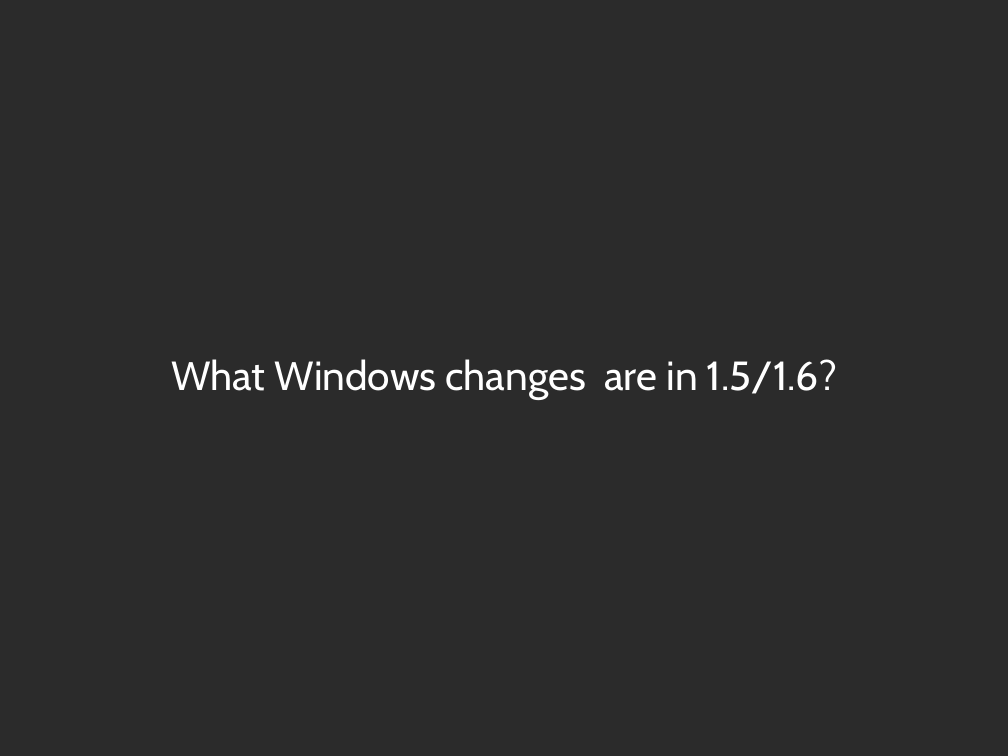
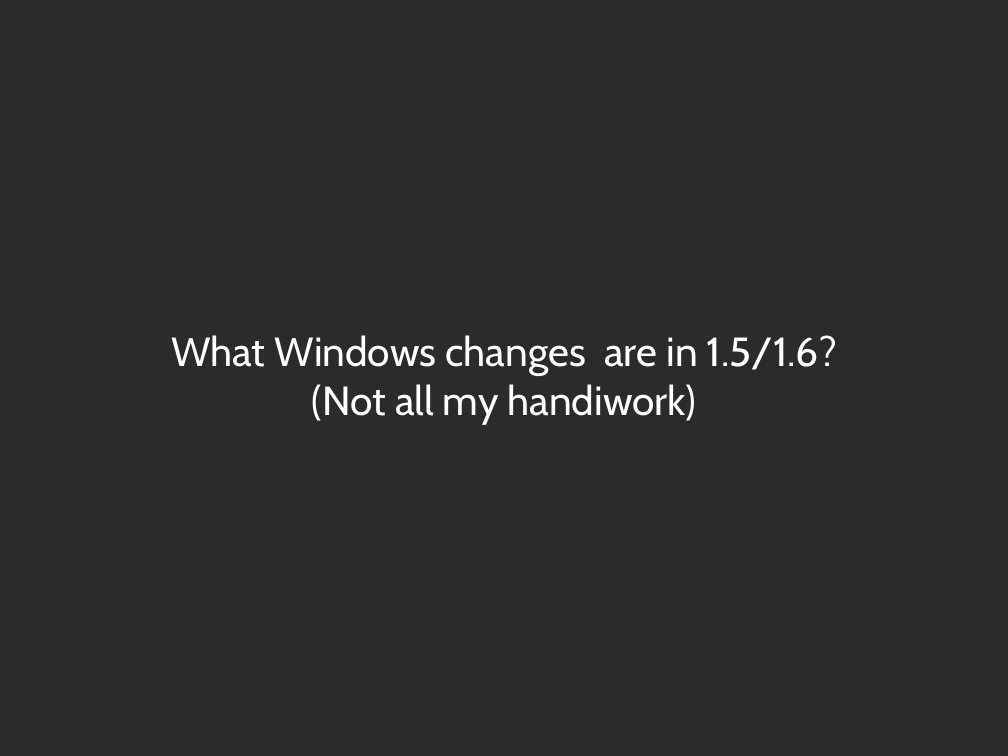
Before and after one commit to zippy1981/TalkMaterials, a slide deck: slide 10 of MongoMeetup/2010-July/Mongo Windows Administration for the Unix Programmer.odp. Drawn at 1008x756 pixels with LibreOffice and Linux fonts; fonts in the diff are those of the drawing; background and template pictures are left out; a plain dark background stands for a picture behind light text. Boxes give left, top, right and bottom in pixels: in the first picture for what was removed or moved away, otherwise in the second. Text is boxed around its words. In the diff, an @@ line names an element or a change of style, - is before the commit and + after.

```diff
--- a/MongoMeetup/2010-July/Mongo Windows Administration for the Unix Programmer.odp
+++ b/MongoMeetup/2010-July/Mongo Windows Administration for the Unix Programmer.odp
@@ subtitle at [312, 384, 697, 424]: paragraph added @@
+(Not all my handiwork)
```
Also in this commit, not shown: 6 other slides changed, 1 slide added.
